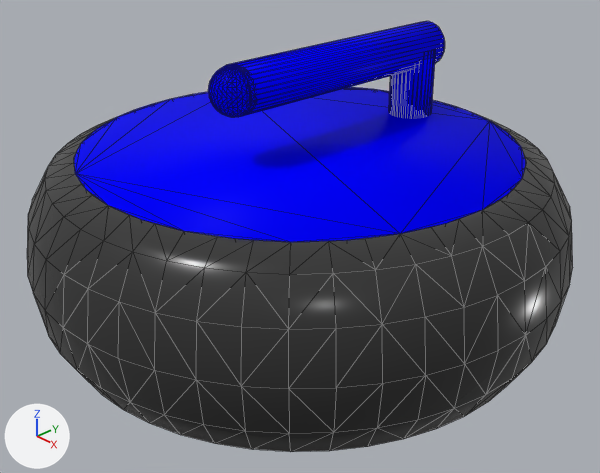
What one commit did to the Blender file rock.blend.
The view is the same before and after, from a 50 mm camera at (0.74, -0.696, 0.485) aimed at (0.02, -0.018, 0.006). Lighting does not change. The marker at lower left points along +X, +Y and +Z. Mesh edges are drawn as thin lines.

Objects in the first picture: 'rock'.
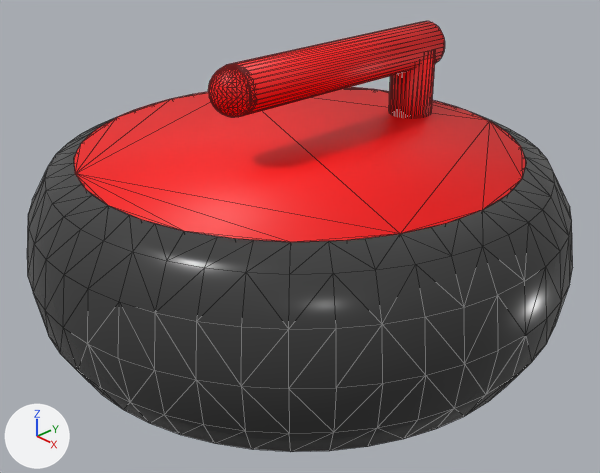
The newer file is also rescaled (x0.424) as a whole; pictures and numbers use the older file's frame.

Changed parts and their boxes [x1, y1, x2, y2] in the pictures (600 x 473 px):
```json
{"object": "rock", "change": "recoloured", "before": [54, 21, 556, 424], "after": [54, 21, 556, 424], "on screen": "blue to red"}
```

The change, as JSON lines over the scene's bpy script:
```json
{"op": "set", "path": "mat_red.roughness", "old": "0.4", "new": "0.5"}
{"op": "remove", "block": "mat_red", "code": "mat_red.specular_ior_level = 0.01"}
{"op": "set", "path": "mat_red.base_color", "old": "(0.0, 0.0, 1.0)", "new": "(1.0, 0.0, 0.0)", "note": "blue #0000ff -> red #ff0000"}
```
